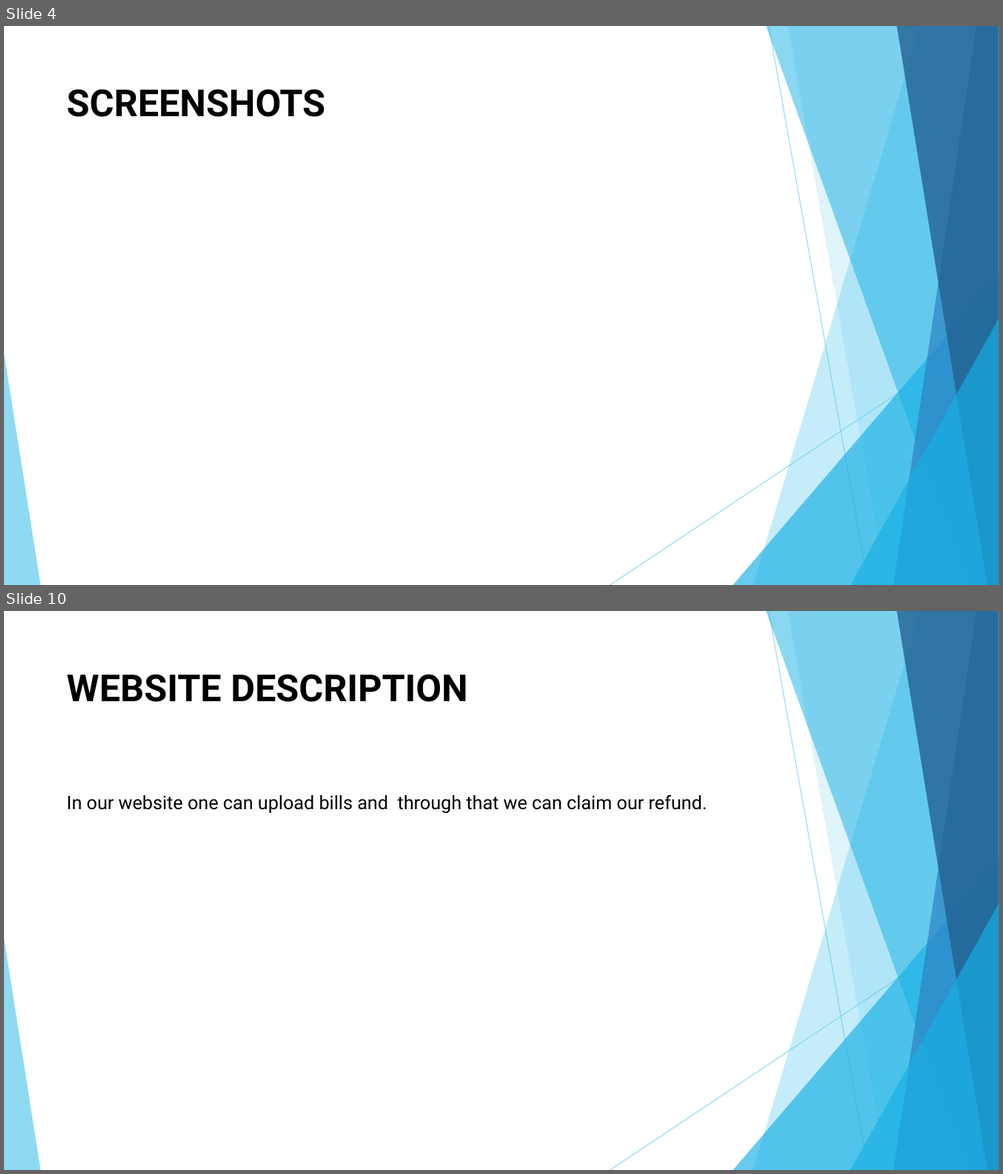
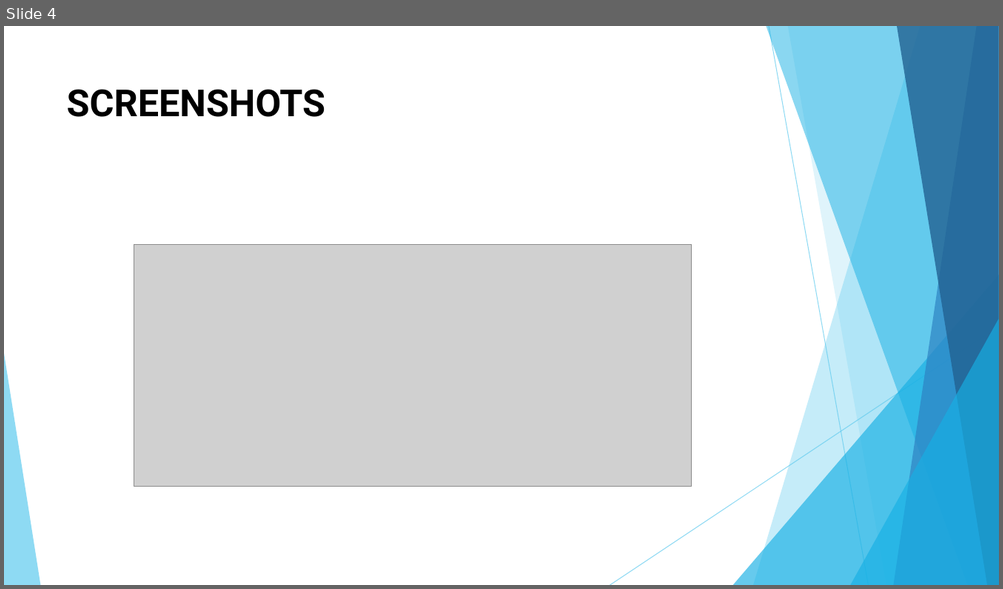
Before and after one commit to Sin317/Blog_webframework, a slide deck: presentation.pptx. Shown one above the other, each under a label of ours: slides 4 and 10 before the commit, slide 4 after it; the slides between them are not shown. The pictures are 1003x1174 and 1003x589 pixels, drawn with LibreOffice and Linux fonts; fonts in the diff are those of the drawing; grey boxes stand for pictures. Boxes give left, top, right and bottom in pixels: in the first picture for what was removed or moved away, otherwise in the second. Text is boxed around its words. In the diff, an @@ line names an element or a change of style, - is before the commit and + after.

```diff
--- a/presentation.pptx
+++ b/presentation.pptx
@@ slide 10 removed at [4,611,999,1170], background #FFFFFF; not listed: 10 template elements that a slide beside it also shows @@
@@ title removed at [67,674,467,702] @@
-WEBSITE DESCRIPTION
@@ text removed at [67,795,707,814] @@
-In our website one can upload bills and through that we can claim our refund.
@@ slide 4 changed as well @@
@@ picture added at [134,244,692,486] @@
```
Also in this commit, not shown: 2 other slides changed, 4 slides added, 6 other slides removed.
